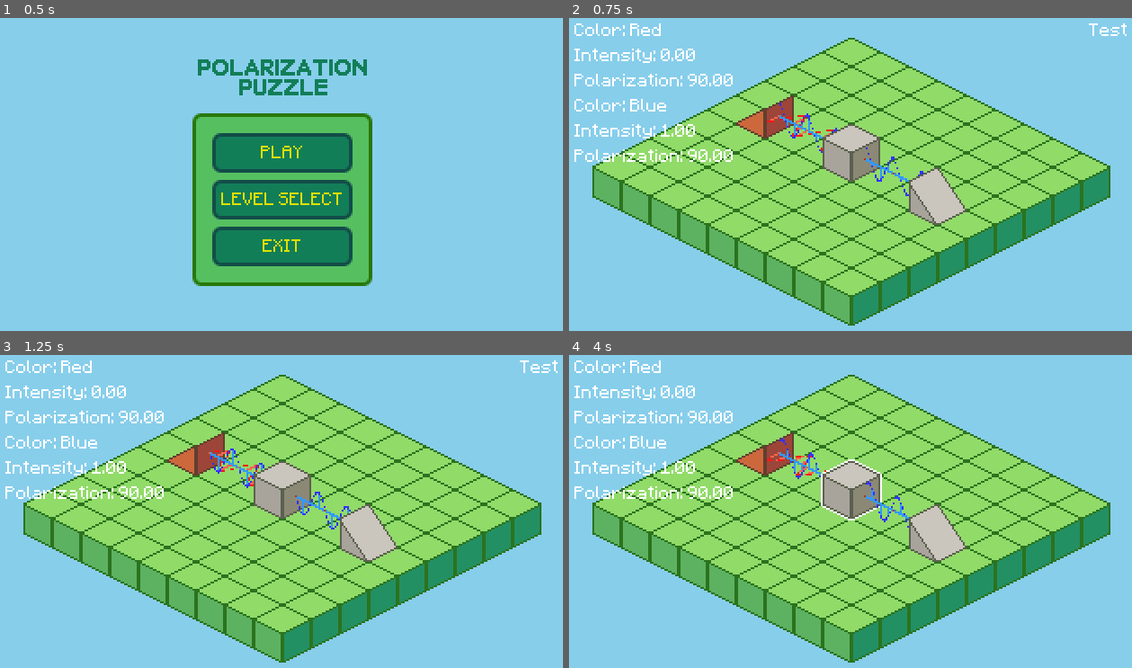
Above: before the commit, frames 1-4 (two rows, left to right).
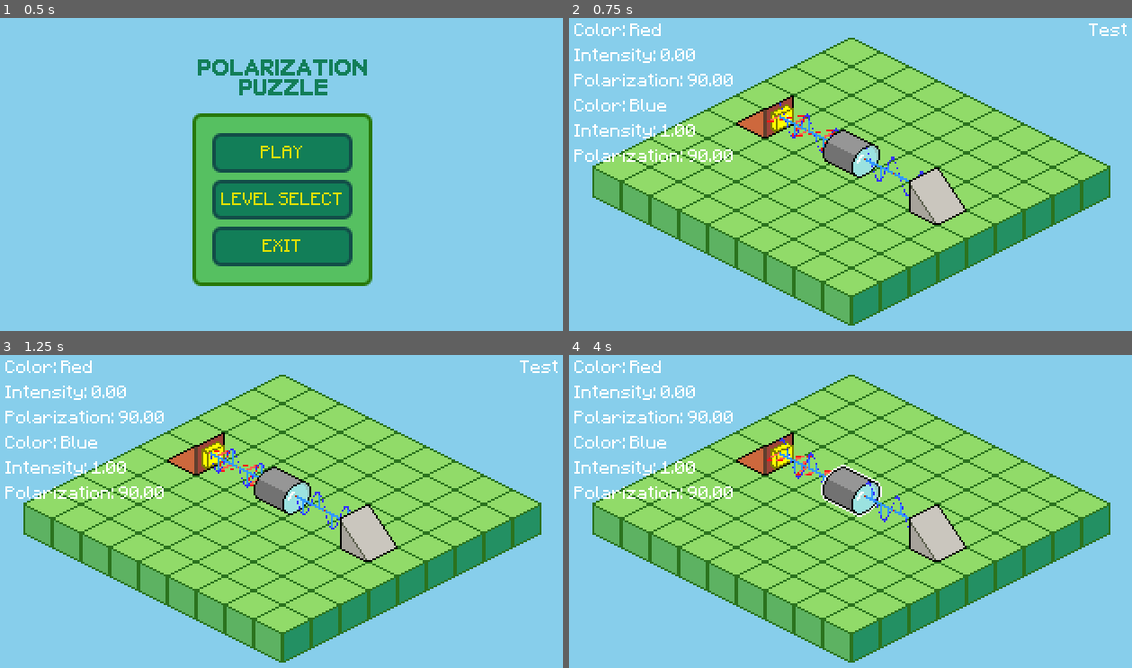
Above: after the commit, the same moments.

Repository: joshmoritty/polarization-puzzle
Game: Godot game, scene res://scenes/main_menu.tscn
Two runs of this game, one before a commit and one after it. Both use one fixed random seed, a clock stepped at 60 frames per second and the inputs below.
Inputs (mouse positions are in pixels of both pictures, inside the frame that each line leads up to):
- Up to frame 1 (0.5 s): no input
- Up to frame 2 (0.75 s): click "PLAY" at 0.5 s
- Up to frame 3 (1.25 s): no input
- Up to frame 4 (4 s): move the mouse to (979, 492) at 1.27 s; click (979, 492) at 1.42 s; drag from (737, 524) to (766, 445) at 2.02 s; move the mouse to (906, 436) at 2.77 s; click (906, 436) at 2.92 s; drag from (822, 574) to (850, 489) at 3.52 s

Frame 1 is identical in both runs. In frame 2, 1.9% of the frame differs, in the area x 29-71%, y 24-67%; in frame 3, 1.9%; in frame 4, 2.1%.

Commit message:
feat: update art

Diff:
--- a/scenes/level_1.tscn
+++ b/scenes/level_1.tscn
@@ -5,8 +5,8 @@
 [ext_resource type="PackedScene" uid="uid://c5jeh6aawd8mg" path="res://scenes/sub_viewport.tscn" id="4_go7sj"]
 [ext_resource type="Texture2D" uid="uid://yuoce8fhr0w0" path="res://assets/isometric-sandbox-sheet.png" id="6_x2xxo"]
 [ext_resource type="Texture2D" uid="uid://kum6enib4nis" path="res://assets/object_sprites/source_DOWN_RIGHT.png" id="7_2cbcq"]
+[ext_resource type="Texture2D" uid="uid://dwyuvwo1i6kwn" path="res://assets/object_sprites/filter_RIGHT.png" id="7_2os1m"]
 [ext_resource type="Script" uid="uid://dn6ueyc8url7j" path="res://scripts/game/multi_source.gd" id="8_isj1j"]
-[ext_resource type="Texture2D" uid="uid://bkrv3exiay8ac" path="res://assets/object_sprites/filter.png" id="9_so66j"]
 [ext_resource type="Script" uid="uid://nsybol5vh4m7" path="res://scripts/game/filter.gd" id="10_tr1x6"]
 [ext_resource type="Texture2D" uid="uid://bsjkegad250wb" path="res://assets/object_sprites/sensor_DOWN_RIGHT.png" id="11_d5akn"]
 [ext_resource type="Script" uid="uid://4kueu8k0s2jv" path="res://scripts/game/sensor.gd" id="12_wbtxt"]
@@ -112,7 +112,7 @@
 
 [node name="Filter" type="Sprite2D" parent="ObjectTiles"]
 position = Vector2(0, -16)
-texture = ExtResource("9_so66j")
+texture = ExtResource("7_2os1m")
 script = ExtResource("10_tr1x6")
 dir = 1
 polar = 90
Binary file removed: assets/object_sprites/filter.png
Binary file added: assets/object_sprites/filter_LEFT.png
Not shown, added: assets/object_sprites/filter_LEFT.png.import
Binary file added: assets/object_sprites/filter_RIGHT.png
Not shown, added: assets/object_sprites/filter_RIGHT.png.import
Binary file added: assets/object_sprites/sensor_DOWN_LEFT.png
Not shown, added: assets/object_sprites/sensor_DOWN_LEFT.png.import
Binary file changed: assets/object_sprites/sensor_DOWN_RIGHT.png
Binary file added: assets/object_sprites/sensor_UP_LEFT.png
Not shown, added: assets/object_sprites/sensor_UP_LEFT.png.import
Binary file added: assets/object_sprites/sensor_UP_RIGHT.png
Not shown, added: assets/object_sprites/sensor_UP_RIGHT.png.import
(and 7 more such lines)
